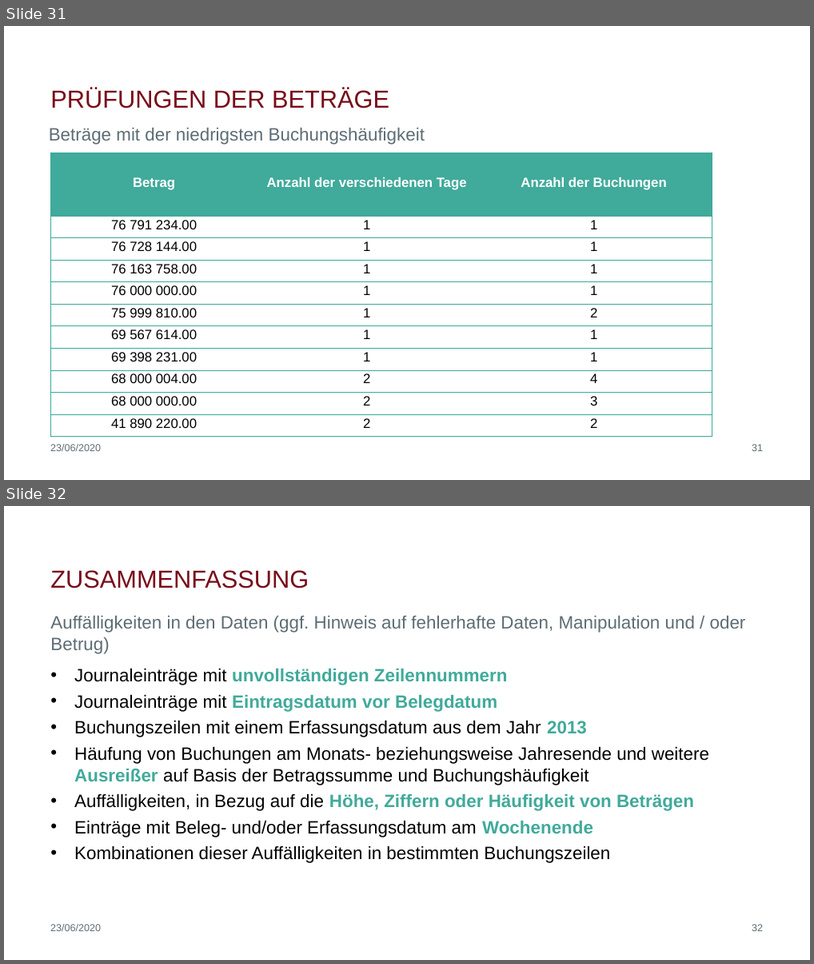
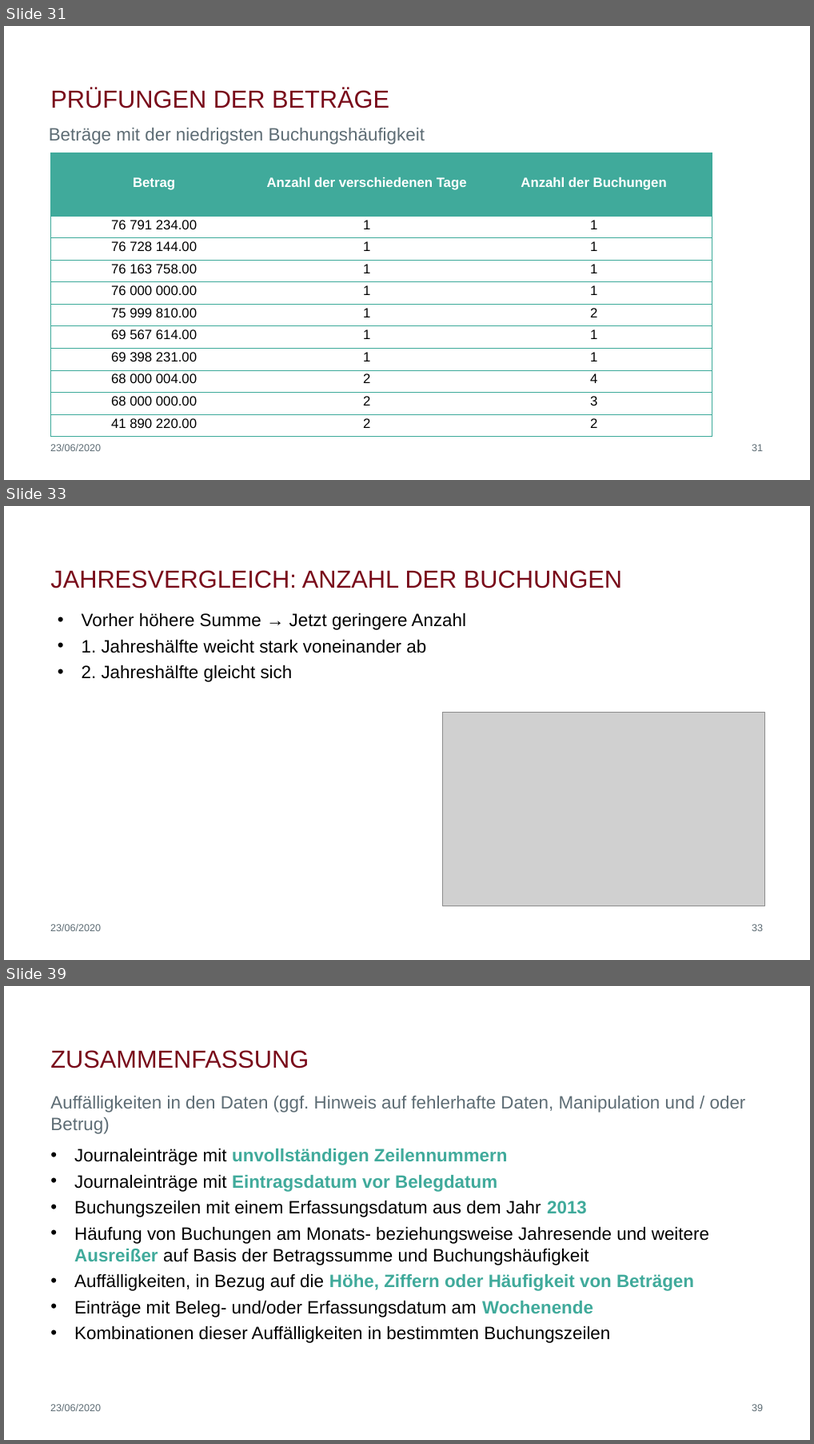
Before and after one commit to biegt/auditing_case_study, a slide deck: 04_output/Präsentation_Case_Study_1_Bieg_Krug.pptx. Shown one above the other, each under a label of ours: slides 31 and 32 before the commit, slides 31, 33 and 39 after it; the slides between them are not shown. The pictures are 814x964 and 814x1444 pixels, drawn with LibreOffice and Linux fonts; fonts in the diff are those of the drawing; grey boxes stand for pictures; background and template pictures are left out. Boxes give left, top, right and bottom in pixels: in the first picture for what was removed or moved away, otherwise in the second. Text is boxed around its words. In the diff, an @@ line names an element or a change of style, - is before the commit and + after.

```diff
--- a/04_output/Präsentation_Case_Study_1_Bieg_Krug.pptx
+++ b/04_output/Präsentation_Case_Study_1_Bieg_Krug.pptx
@@ slide 33 added at (x1=4, y1=506, x2=810, y2=960), background #FFFFFF @@
@@ title added at (x1=50, y1=570, x2=622, y2=588), 29.3 pt, text #790B1A @@
+JAHRESVERGLEICH: ANZAHL DER BUCHUNGEN
@@ text added at (x1=82, y1=612, x2=466, y2=682), 21.3 pt, text #000000 @@
+• Vorher höhere Summe → Jetzt geringere Anzahl
+• 1. Jahreshälfte weicht stark voneinander ab
+• 2. Jahreshälfte gleicht sich
@@ picture added at (x1=443, y1=712, x2=765, y2=906) @@
@@ text added at (x1=50, y1=924, x2=101, y2=931), 12 pt, text #5D6C74 @@
+23/06/2020
@@ page number added at (x1=752, y1=924, x2=763, y2=931), 12 pt, text #5D6C74 @@
+33
@@ what was slide 32 is now slide 39 @@
@@ page number at (x1=752, y1=1404, x2=763, y2=1411): text changed @@
-32
+39
```
Also in this commit, not shown: 6 other slides added.
